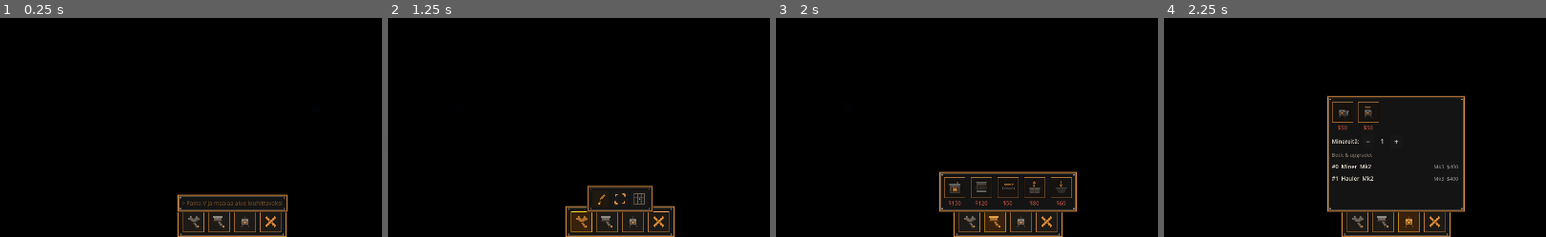
Above: before the commit, frames 1-4 (left to right).
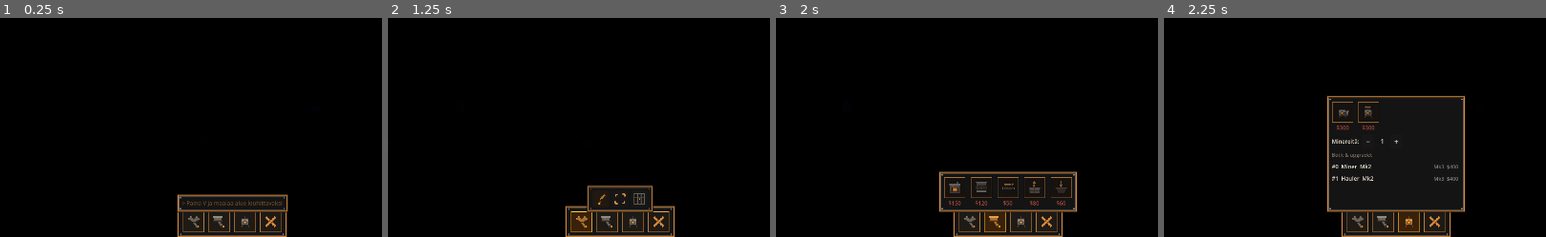
Above: after the commit, the same moments.

Repository: Orveli/GodotMining
Game: Godot game, scene res://scenes/main.tscn
The game is run twice, just before and just after one commit, with the same random seed, the same clock (stepped at 60 frames per second) and the same inputs.
Inputs (mouse positions are % of the whole screen's width and height, from its top left):
- Up to frame 1 (0.25 s): no input
- Up to frame 2 (1.25 s): click (45, 95) at 0.5 s
- Up to frame 3 (2 s): click (48, 95) at 1.25 s
- Up to frame 4 (2.25 s): click (52, 95) at 2 s
The pictures show only the part of the screen within x 20-70%, y 49-98%; the shares and areas given below are measured in that part.

Frames 1-3 are identical in both runs. In frame 4, 0.1% of the frame differs, in the area x 45-56%, y 49-52%.

Commit message:
D1: bottihinnoittelu takaisin GDD-linjaan 300*1.5^n (oli 50*2^n)
bot_buy.json odotti jo GDD-hinnoittelua (failasi 50*2^n:lla). Unit-testien
odotusarvot paivitetty (300/450/675). Eka lisabotti ~2-3 min saastamisen
paassa; loiva kasvu tukee lauman skaalausta tuplauskayran sijaan.

Co-Authored-By: Claude Fable 5 <noreply@anthropic.com>
Claude-Session: https://claude.ai/code/session_01RFethcLigaVVne2eXkR6ix

Diff:
--- a/scripts/bot_manager.gd
+++ b/scripts/bot_manager.gd
@@ -193,11 +193,11 @@
 #  Osto, roolinvaihto, upgrade, tilastot (A1 + A2 — API_CONTRACT_demo.md)
 # ============================================================
 
-# Seuraavan botin hinta: 50 * 2^(ostetut botit) — alkaa 50:sta ja TUPLAANTUU joka ostolla
-# (50, 100, 200, 400, 800, ...). Aloitusbotit (2 kpl) eivat kasvata kerrointa -> ensimmainen
-# ostettu (3. botti) = 50.
+# Seuraavan botin hinta: 300 * 1.5^(ostetut botit) — GDD §6.4: eka lisabotti ~2-3 min
+# saastamisen paassa, loiva kasvu tukee lauman skaalausta (300, 450, 675, 1012, 1518, ...).
+# Aloitusbotit (2 kpl) eivat kasvata kerrointa -> ensimmainen ostettu (3. botti) = 300.
 func next_bot_price() -> int:
-	return 50 * (1 << _bought_count)
+	return int(round(300.0 * pow(1.5, _bought_count)))
 
 
 # Osta botti: tarkistaa hinnan world.moneya vasten, vahentaa rahan, spawnaa basesta.
--- a/tests/unit/test_bot_manager.gd
+++ b/tests/unit/test_bot_manager.gd
@@ -281,38 +281,38 @@
 
 # --- A1: Osto & nouseva hinta ------------------------------------------------
 
-# next_bot_price(): 50 * 2^n (alkaa 50, tuplaantuu joka ostolla), n = ostetut (aloitus-2 ei laske).
+# next_bot_price(): 300 * 1.5^n (GDD §6.4), n = ostetut (aloitus-2 ei laske).
 # buy_bot(): tarkistaa varan, vahentaa rahan, spawnaa world.base.spawn_pos():iin.
 func _test_buy_bot_price_and_spawn() -> void:
 	var w := _make_world()
 	var bm := BotManager.new()
 	bm.setup(w)
-	# Alkutila: 2 aloitusbottia EIVAT ole ostettuja -> ensimmainen osto on silti hinnalla 50.
+	# Alkutila: 2 aloitusbottia EIVAT ole ostettuja -> ensimmainen osto on silti hinnalla 300.
 	bm.add_bot(Bot.Role.MINER, Vector2(10, 10))
 	bm.add_bot(Bot.Role.HAULER, Vector2(20, 10))
-	_check(bm.next_bot_price() == 50, "ensimmaisen ostettavan botin hinta on 50 (aloitusbotit eivat kasvata), sai %d" % bm.next_bot_price())
+	_check(bm.next_bot_price() == 300, "ensimmaisen ostettavan botin hinta on 300 (aloitusbotit eivat kasvata), sai %d" % bm.next_bot_price())
 
 	# Ei varaa -> osto epaonnistuu, raha ja bottimaara ennallaan.
-	w.money = 49
+	w.money = 299
 	var before_count := bm.bot_count()
 	_check(bm.buy_bot(Bot.Role.MINER) == false, "buy_bot palauttaa false kun raha ei riita")
 	_check(bm.bot_count() == before_count, "epaonnistunut osto ei spawnaa bottia")
-	_check(w.money == 49, "epaonnistunut osto ei vahenna rahaa")
+	_check(w.money == 299, "epaonnistunut osto ei vahenna rahaa")
 
 	# Riittava raha -> osto onnistuu, raha vahenee, botti ilmestyy basen spawn_pos:iin.
-	w.money = 50
+	w.money = 300
 	_check(bm.buy_bot(Bot.Role.MINER) == true, "buy_bot onnistuu kun raha riittaa")
 	_check(w.money == 0, "osto vahensi rahan tasan hinnan verran")
 	_check(bm.bot_count() == before_count + 1, "botti lisattiin laumaan")
 	var spawned: Bot = bm.bots[bm.bots.size() - 1]
 	_check(spawned.pos.is_equal_approx(w.base.spawn_pos()), "uusi botti spawnasi basen spawn_pos:iin")
 
-	# Nouseva hinta: 2. ostettu botti (n=1) -> 50*2 = 100 (tuplaantuu).
-	_check(bm.next_bot_price() == 100, "toisen ostetun botin hinta tuplaantuu 100:aan, sai %d" % bm.next_bot_price())
-	w.money = 100
-	_check(bm.buy_bot(Bot.Role.HAULER) == true, "toinen osto onnistuu 100:lla")
-	# 3. ostettu botti (n=2) -> 50*2^2 = 200.
-	_check(bm.next_bot_price() == 200, "kolmannen ostetun botin hinta tuplaantuu 200:aan, sai %d" % bm.next_bot_price())
+	# Nouseva hinta: 2. ostettu botti (n=1) -> 300*1.5 = 450.
+	_check(bm.next_bot_price() == 450, "toisen ostetun botin hinta nousee 450:een, sai %d" % bm.next_bot_price())
+	w.money = 450
+	_check(bm.buy_bot(Bot.Role.HAULER) == true, "toinen osto onnistuu 450:lla")
+	# 3. ostettu botti (n=2) -> 300*1.5^2 = 675.
+	_check(bm.next_bot_price() == 675, "kolmannen ostetun botin hinta nousee 675:een, sai %d" % bm.next_bot_price())
 
 
 # --- A1: Roolinvaihto kesken tyon --------------------------------------------
